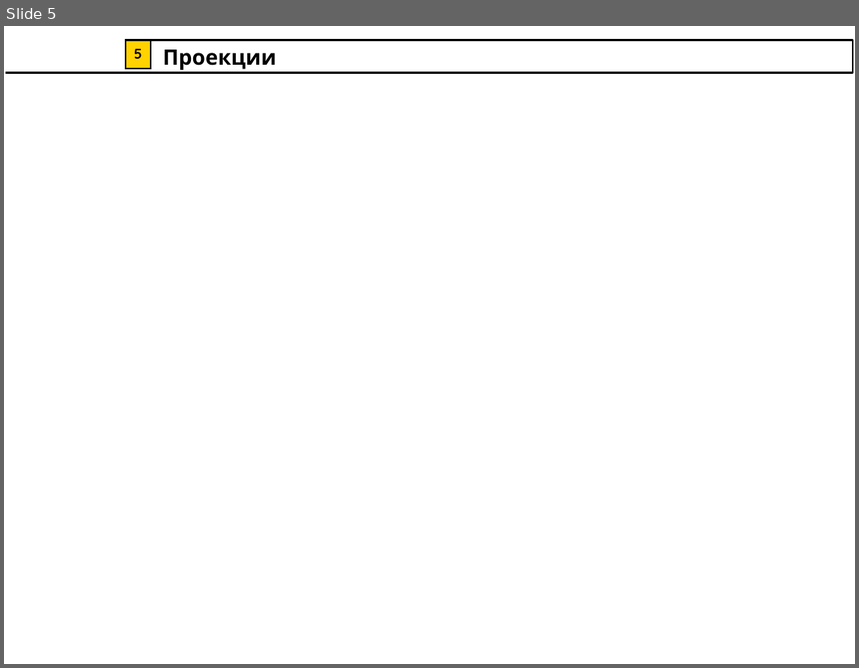
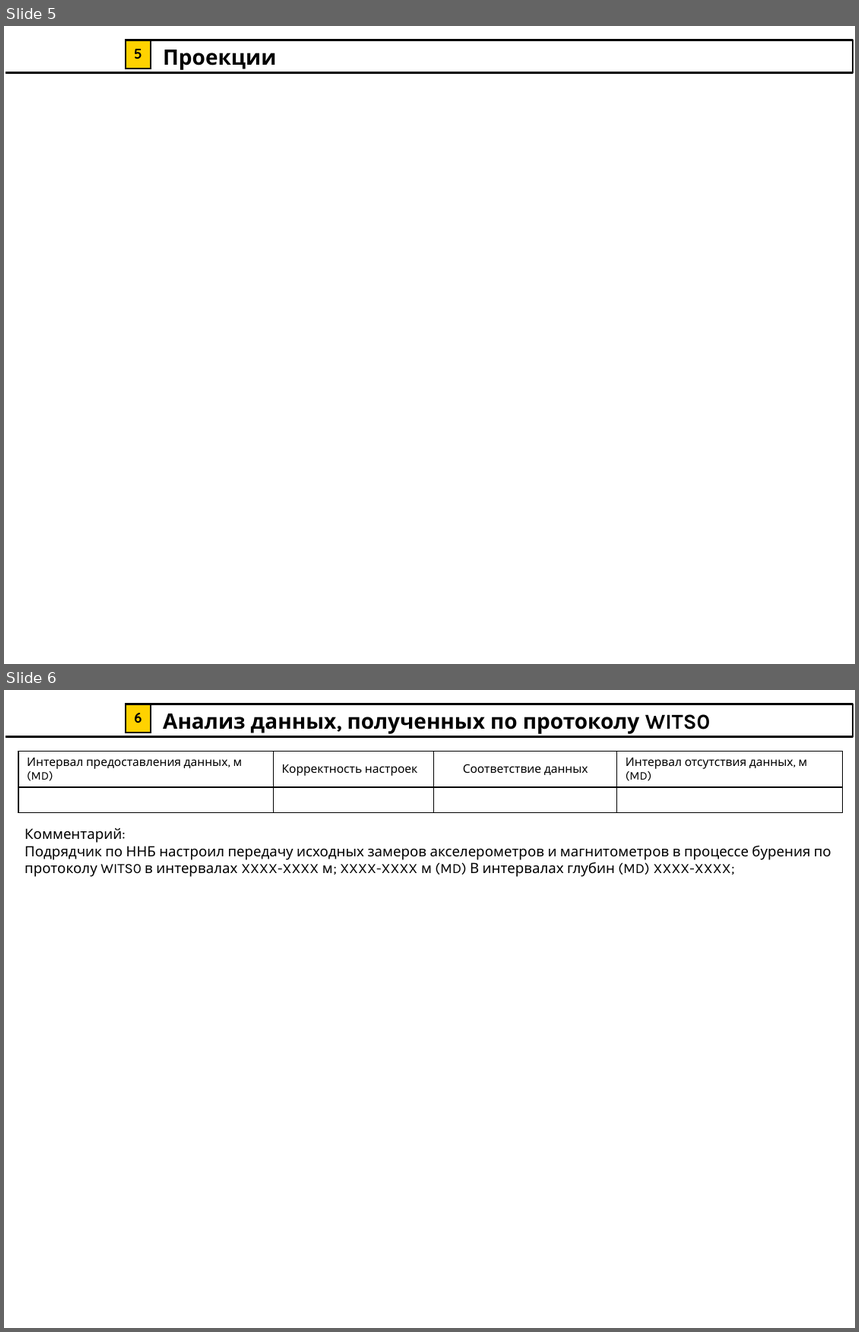
Before and after one commit to SVETA12345/UZM_excel, a slide deck: files/Шаблон/Самотлорское_итоговый.pptx. Shown one above the other, each under a label of ours: slide 5 before the commit, slides 5 and 6 after it. The pictures are 859x668 and 859x1332 pixels, drawn with LibreOffice and Linux fonts; fonts in the diff are those of the drawing; background and template pictures are left out. Boxes give left, top, right and bottom in pixels: in the first picture for what was removed or moved away, otherwise in the second. Text is boxed around its words. In the diff, an @@ line names an element or a change of style, - is before the commit and + after.

Commit message:
add slaid in pptx and add file pptx

```diff
--- a/files/Шаблон/Самотлорское_итоговый.pptx
+++ b/files/Шаблон/Самотлорское_итоговый.pptx
@@ slide 6 added at (4, 690, 855, 1328), background #FFFFFF; not listed: 2 template elements that a slide beside it also shows @@
@@ text added at (163, 714, 710, 734), 18 pt, text #000000, bold @@
+Анализ данных, полученных по протоколу WITS0
@@ table added at (18, 752, 843, 802), 2 rows, 4 columns @@
+Интервал предоставления данных, м (MD) | Корректность настроек | Соответствие данных | Интервал отсутствия данных, м (MD)
+ |  |  | 
@@ text added at (25, 828, 832, 877), 12 pt, text #000000 @@
+Комментарий:
+Подрядчик по ННБ настроил передачу исходных замеров акселерометров и магнитометров в процессе бурения по протоколу WITS0 в интервалах XXXX-XXXX м; XXXX-XXXX м (MD) В интервалах глубин (MD) XXXX-XXXX;
```
Also in this commit, not shown: 6 other files.
